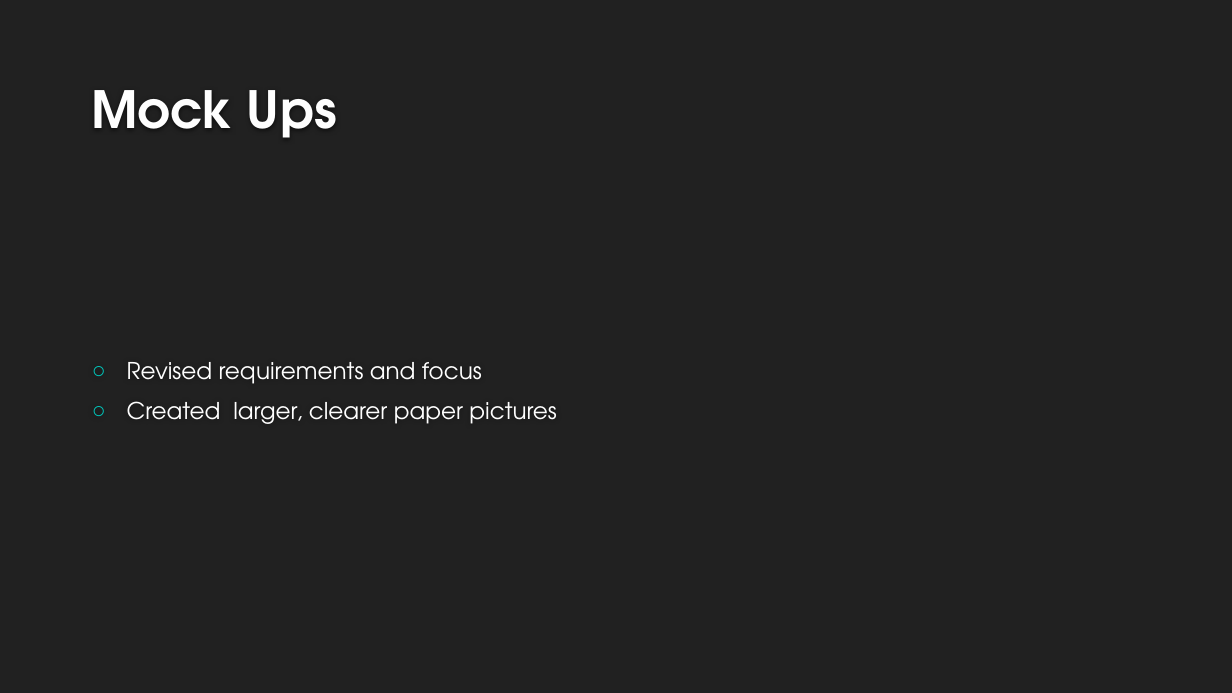
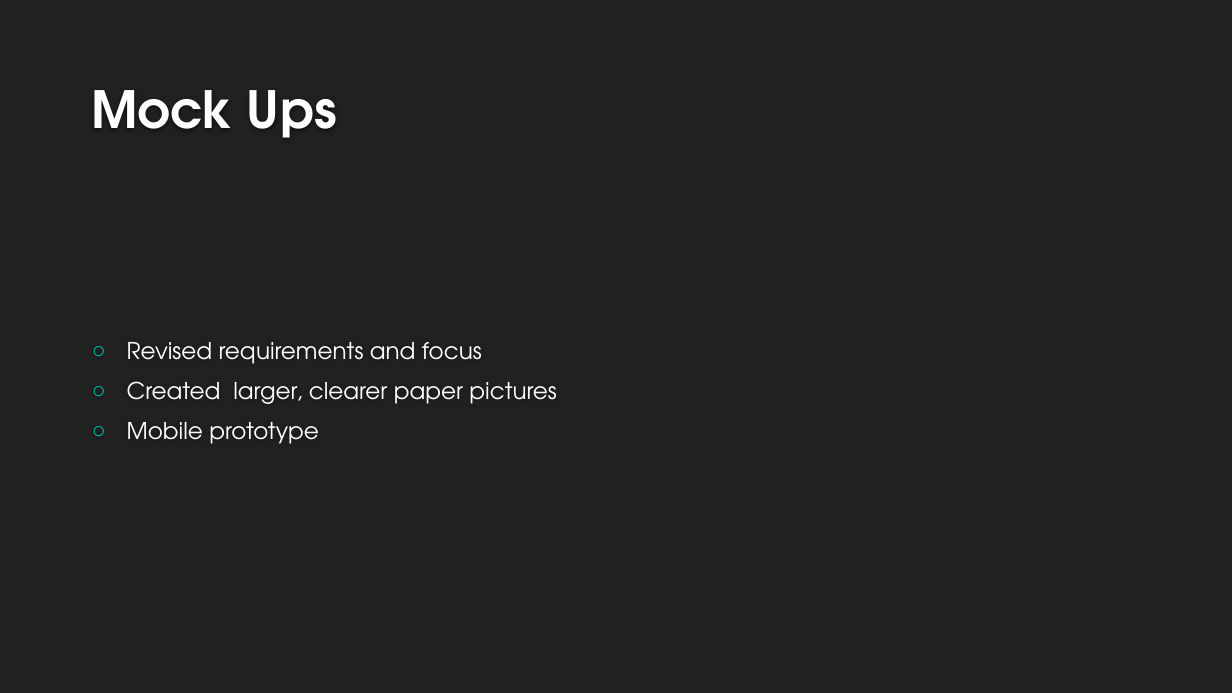
Before and after one commit to asu-cis-capstone/menumetrics, a slide deck: slide 3 of Week2.pptx. Drawn at 1232x693 pixels with LibreOffice and Linux fonts; fonts in the diff are those of the drawing; background and template pictures are left out. Boxes give left, top, right and bottom in pixels: in the first picture for what was removed or moved away, otherwise in the second. Text is boxed around its words. In the diff, an @@ line names an element or a change of style, - is before the commit and + after.

```diff
--- a/Week2.pptx
+++ b/Week2.pptx
@@ text at (127,422,319,444): paragraph added @@
+○ Mobile prototype
```
Also in this commit, not shown: 2 slides added, 4 slides removed.
